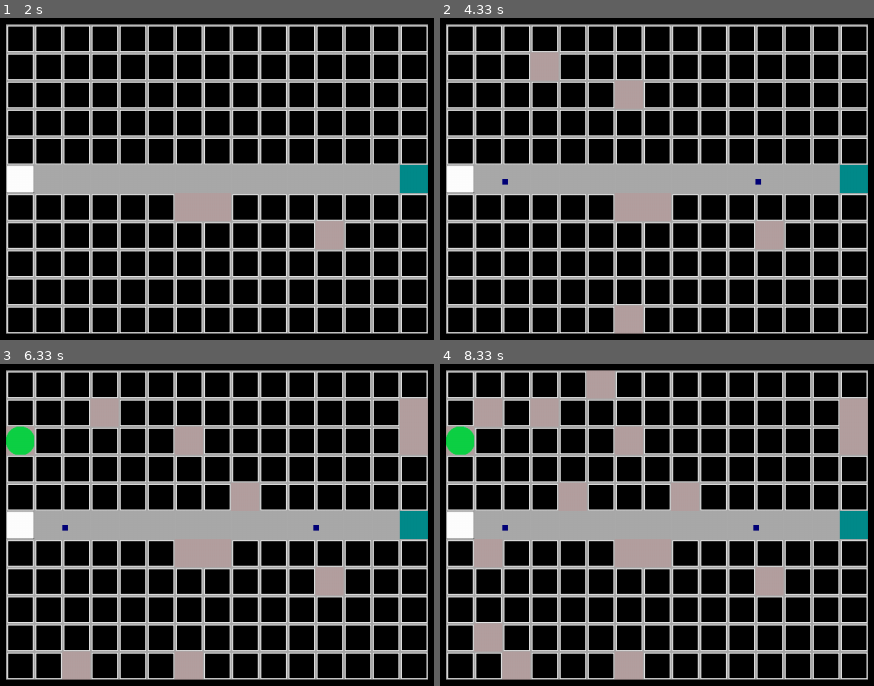
Above: before the commit, frames 1-4 (two rows, left to right).
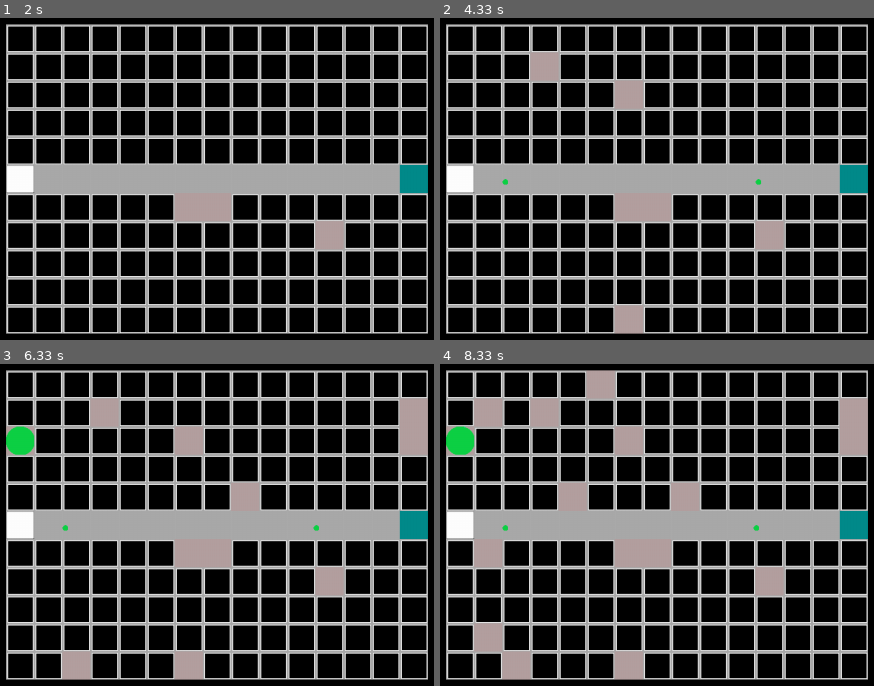
Above: after the commit, the same moments.

Repository: GawarWawar/pygame_project
Game: pygame game, started from main.py
The game is run twice, just before and just after one commit, with the same random seed, the same clock (stepped at 60 frames per second) and the same inputs.
Inputs (mouse positions are in pixels of both pictures, inside the frame that each line leads up to):
- Up to frame 1 (2 s): click (182, 201) at 0.38 s; click (221, 211) at 0.72 s; click (321, 224) at 1.55 s
- Up to frame 2 (4.33 s): click (617, 311) at 2.38 s; click (626, 92) at 2.72 s; click (531, 75) at 3.05 s
- Up to frame 3 (6.33 s): click (407, 434) at 4.38 s; click (420, 399) at 4.72 s; click (256, 502) at 5.05 s; click (21, 434) at 5.38 s; click (82, 673) at 5.72 s; click (21, 431) at 6.05 s
- Up to frame 4 (8.33 s): click (479, 563) at 6.38 s; click (570, 505) at 6.72 s; click (483, 405) at 7.05 s; click (600, 370) at 7.88 s; click (492, 650) at 8.22 s

Frame 1 is identical in both runs. In frame 2, less than 0.1% of the frame differs, in the area x 14-74%, y 50-52%; in frame 3, less than 0.1%; in frame 4, less than 0.1%.

Commit message:
enemies use images now too

Diff:
--- a/entities/enemies.py
+++ b/entities/enemies.py
@@ -1,17 +1,17 @@
+import pathlib
 import pygame
 import entities.basic_tiles as basic_tiles
 
 class Enemy(basic_tiles.Tile):
+
 
     def __init__(
         self,
         coordinates,
         width,
         height,
+        _image_path = pathlib.Path(__file__).parent.joinpath("pictures/Basic_tower.png"),
 
-        fill_colour = (0, 0, 120),
-        border_size = 100,
-        corner_radius = (-1, -1, -1, -1), # top_left, top_right, bottom_left, bottom_right
 
         health_points = 100,
         speed = 3,
@@ -19,8 +19,6 @@
     ) -> None:
         self.health_points = health_points
         self.speed = speed
+        self._image_path = _image_path
 
-        self.fill_colour = fill_colour
-        self.border_size = border_size
-        self.corner_radius = corner_radius
         super().__init__(coordinates, width, height)
--- a/main.py
+++ b/main.py
@@ -117,7 +117,7 @@
 
     for foe_arr_pos, foe in enumerate(foes):
         foes[foe_arr_pos].rect = foe.rect.move(foe.speed, 0)
-        pygame.draw.rect(screen, foes[foe_arr_pos].fill_colour, foes[foe_arr_pos].rect)
+        foes[foe_arr_pos].update(screen)
         if foe.rect.colliderect(
             field.field_of_tiles[bases[0][0]][bases[0][1]].rect
         ):
